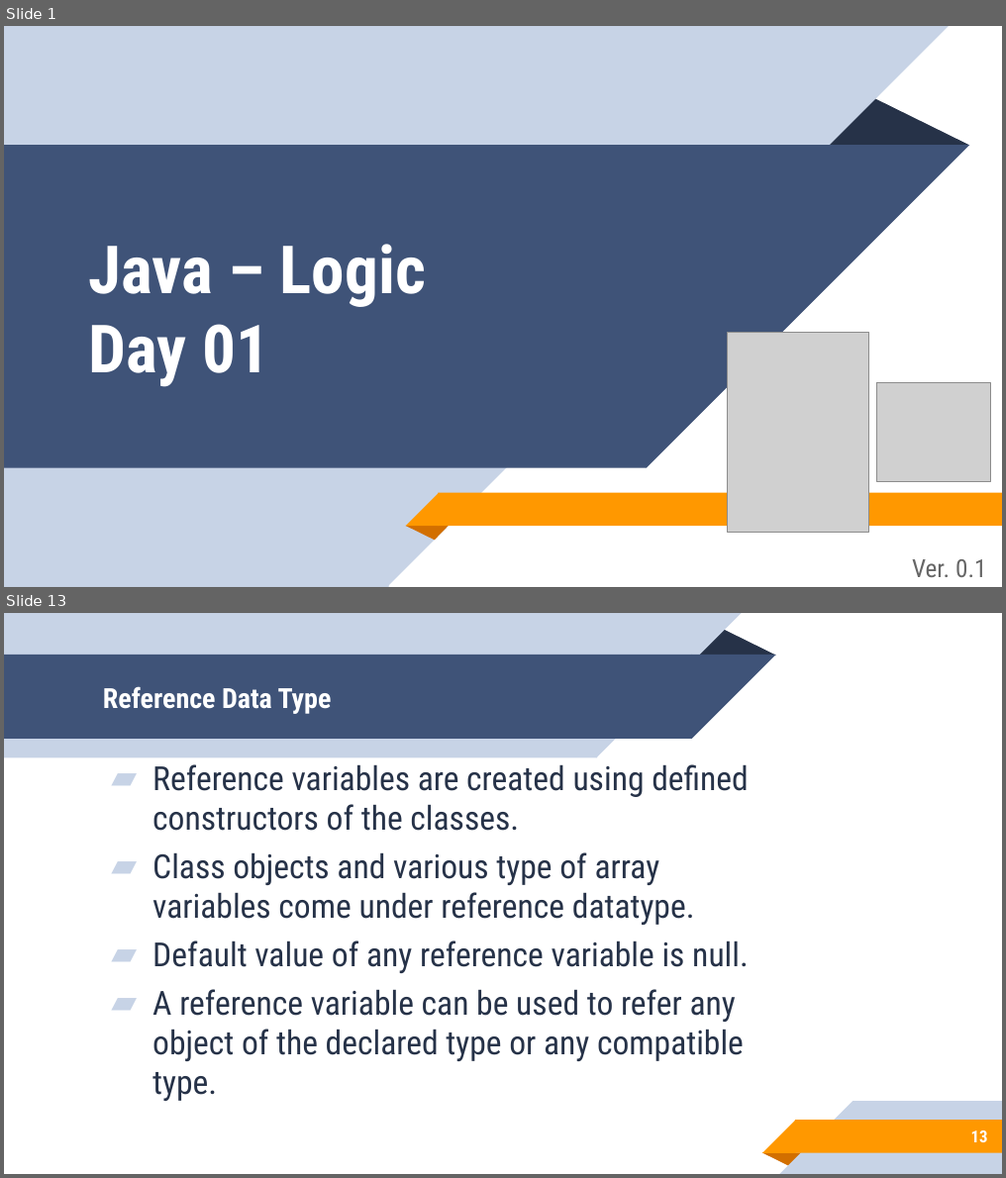
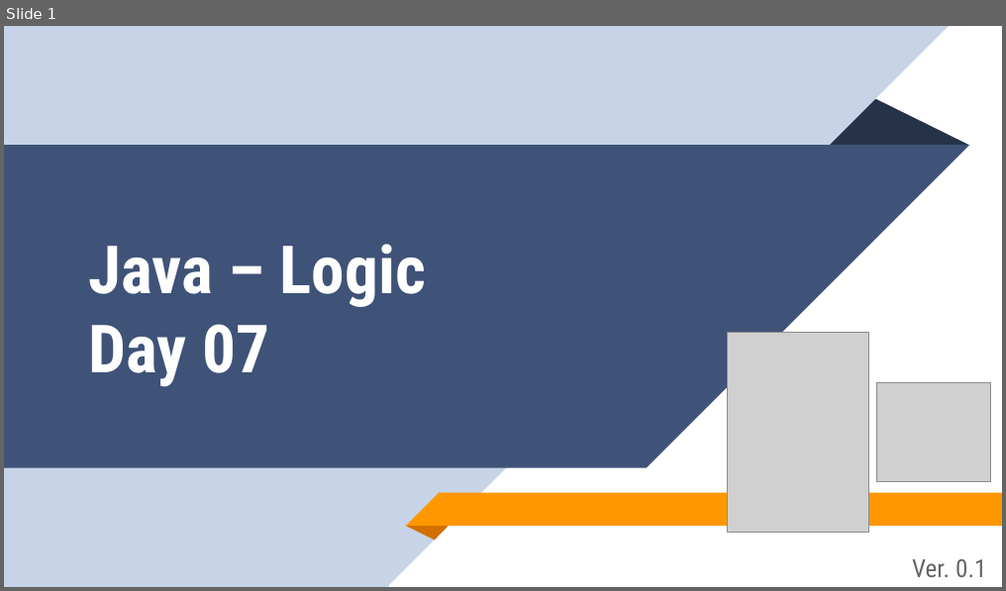
Before and after one commit to aronipurwanto/materi-xa, a slide deck: java/java-logic/Slide-Java-Logic-07.pptx. Shown one above the other, each under a label of ours: slides 1 and 13 before the commit, slide 1 after it; the slides between them are not shown. The pictures are 1006x1178 and 1006x591 pixels, drawn with LibreOffice and Linux fonts; fonts in the diff are those of the drawing; grey boxes stand for pictures. Boxes give left, top, right and bottom in pixels: in the first picture for what was removed or moved away, otherwise in the second. Text is boxed around its words. In the diff, an @@ line names an element or a change of style, - is before the commit and + after.

Commit message:
update logic 6

```diff
--- a/java/java-logic/Slide-Java-Logic-07.pptx
+++ b/java/java-logic/Slide-Java-Logic-07.pptx
@@ slide 13 removed at (4,613,1002,1174), background #FFFFFF @@
@@ group removed at (4,613,775,758): 2 rectangles, 2 right triangles, 1 triangle @@
@@ title removed at (103,686,332,714) @@
-Reference Data Type
@@ text removed at (152,764,748,1101) @@
-▰ Reference variables are created using defined constructors of the classes.
-▰ Class objects and various type of array variables come under reference datatype.
-▰ Default value of any reference variable is null.
-▰ A reference variable can be used to refer any object of the declared type or any compatible type.
@@ group removed at (762,1101,1002,1173): 2 rectangles, 2 right triangles, 1 triangle @@
@@ page number removed at (971,1131,988,1143) @@
-13
@@ slide 1 changed as well @@
@@ title at (89,244,426,387): text changed @@
-Java – Logic
-Day 01
+Java – Logic
+Day 07
```
Also in this commit, not shown: 12 other slides changed, 40 slides added, 20 other slides removed, 41 other files.
